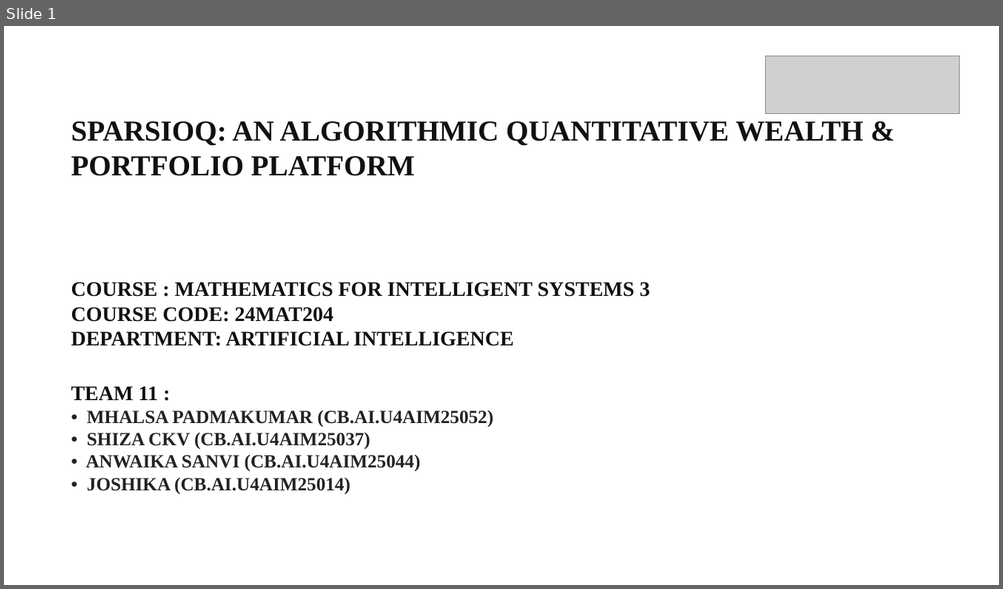
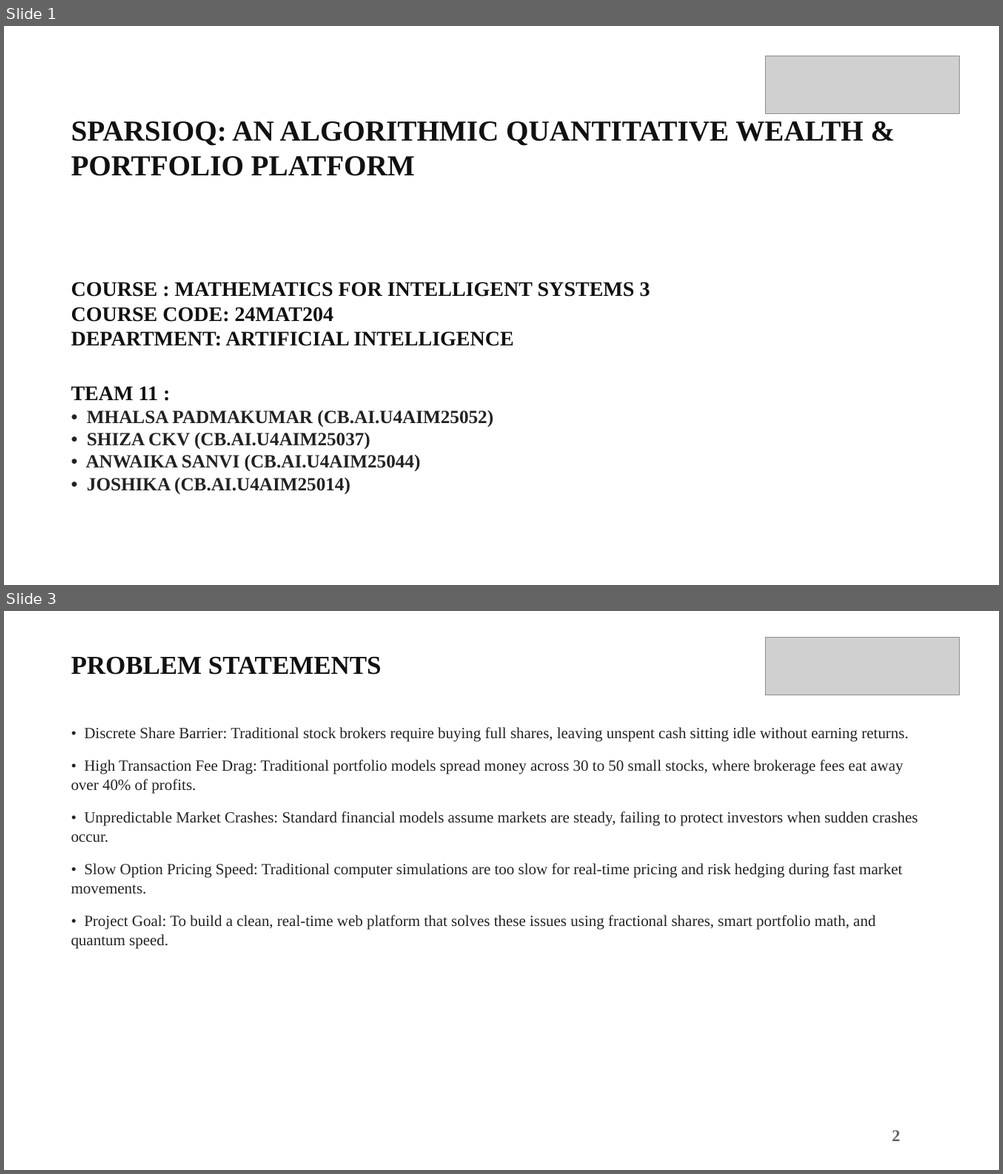
Before and after one commit to mhalsa-aine/SparsioQ-Platform, a slide deck: SparsioQ_Final_Project_Review_Presentation.pptx. Shown one above the other, each under a label of ours: slide 1 before the commit, slides 1 and 3 after it; the slides between them are not shown. The pictures are 1003x589 and 1003x1174 pixels, drawn with LibreOffice and Linux fonts; fonts in the diff are those of the drawing; grey boxes stand for pictures. Boxes give left, top, right and bottom in pixels: in the first picture for what was removed or moved away, otherwise in the second. Text is boxed around its words. In the diff, an @@ line names an element or a change of style, - is before the commit and + after.

```diff
--- a/SparsioQ_Final_Project_Review_Presentation.pptx
+++ b/SparsioQ_Final_Project_Review_Presentation.pptx
@@ slide 3 added at (x1=4, y1=611, x2=999, y2=1170), background #FFFFFF @@
@@ rectangle added at (x1=4, y1=611, x2=999, y2=1170), fill #FFFFFF @@
@@ picture added at (x1=765, y1=637, x2=959, y2=695) @@
@@ text added at (x1=71, y1=657, x2=381, y2=675), 25 pt, text #111111, bold @@
+PROBLEM STATEMENTS
@@ text added at (x1=71, y1=727, x2=918, y2=948), 15 pt, text #222222 @@
+• Discrete Share Barrier: Traditional stock brokers require buying full shares, leaving unspent cash sitting idle without earning returns.
+• High Transaction Fee Drag: Traditional portfolio models spread money across 30 to 50 small stocks, where brokerage fees eat away over 40% of profits.
+• Unpredictable Market Crashes: Standard financial models assume markets are steady, failing to protect investors when sudden crashes occur.
+• Slow Option Pricing Speed: Traditional computer simulations are too slow for real-time pricing and risk hedging during fast market movements.
+• Project Goal: To build a clean, real-time web platform that solves these issues using fractional shares, smart portfolio math, and quantum speed.
@@ text added at (x1=891, y1=1130, x2=899, y2=1142), 16 pt, text #646464, bold @@
+2
```
Also in this commit, not shown: 9 slides changed, 1 other slide added, 3 slides removed.
